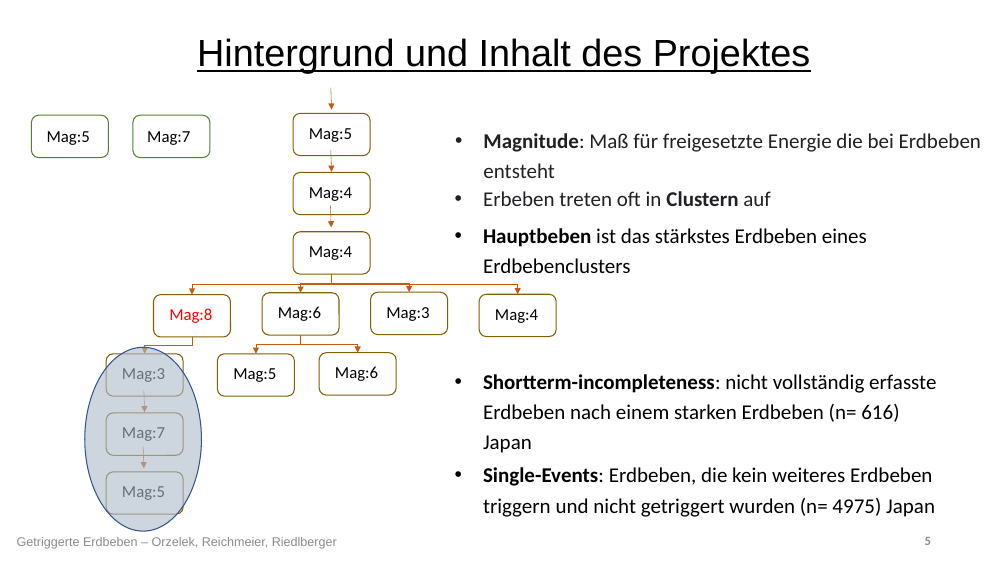
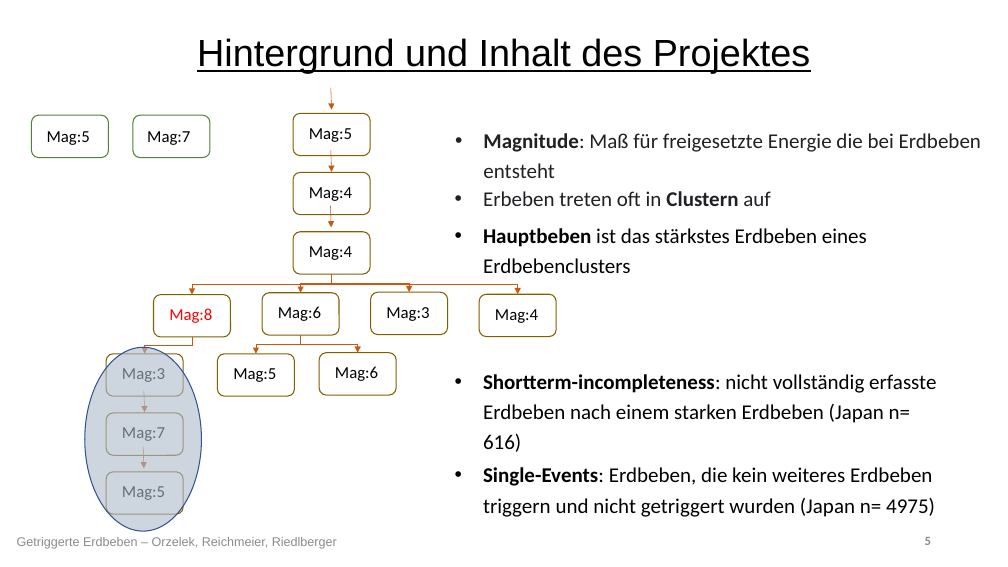
Before and after one commit to Kati77/Praktikum-Erdbeben, a slide deck: slide 5 of PP.pptx. Drawn at 1008x567 pixels with LibreOffice and Linux fonts; fonts in the diff are those of the drawing. Boxes give left, top, right and bottom in pixels: in the first picture for what was removed or moved away, otherwise in the second. Text is boxed around its words. In the diff, an @@ line names an element or a change of style, - is before the commit and + after.

```diff
--- a/PP.pptx
+++ b/PP.pptx
@@ text at [483,374,936,452]: text changed @@
-• Shortterm-incompleteness: nicht vollständig erfasste Erdbeben nach einem starken Erdbeben (n= 616) Japan
+• Shortterm-incompleteness: nicht vollständig erfasste Erdbeben nach einem starken Erdbeben (Japan n= 616)
@@ text at [483,467,935,517]: text changed @@
-• Single-Events: Erdbeben, die kein weiteres Erdbeben triggern und nicht getriggert wurden (n= 4975) Japan
+• Single-Events: Erdbeben, die kein weiteres Erdbeben triggern und nicht getriggert wurden (Japan n= 4975)
```
Also in this commit, not shown: 11 other slides changed, 2 slides added.
